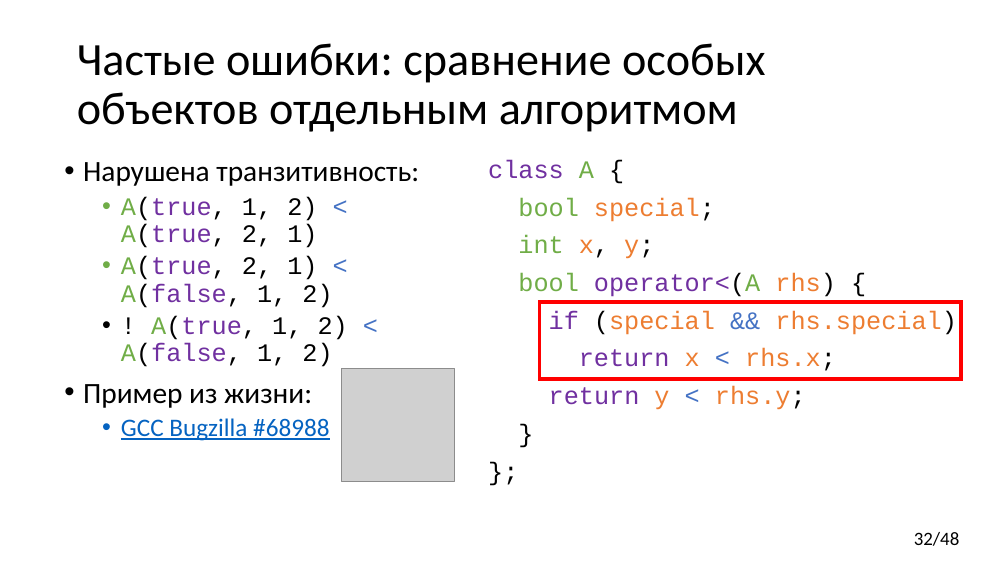
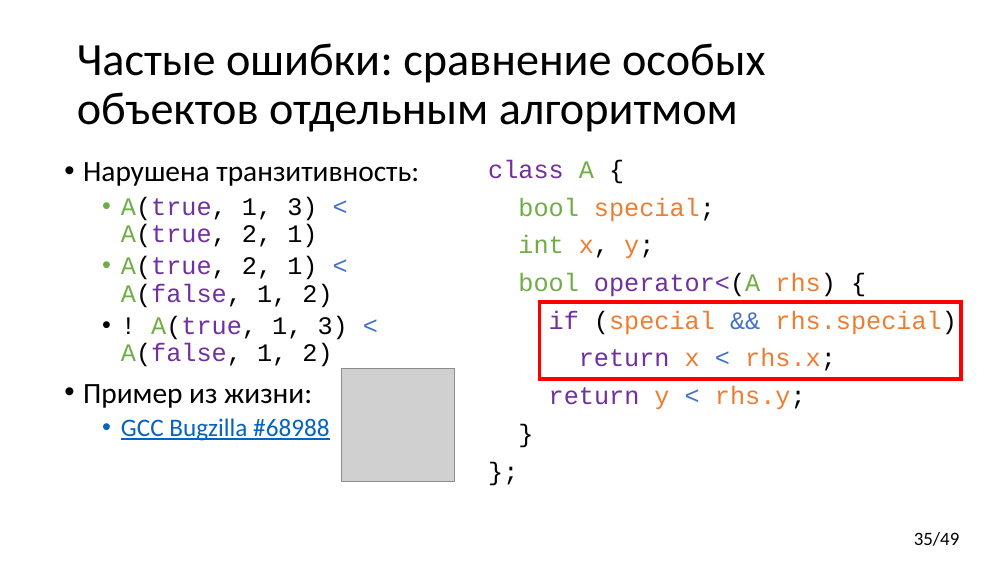
Before and after one commit to yugr/CppRussia, a slide deck: slide 35 of 2023/RU.pptx (slide 32 before the commit). Drawn at 1008x567 pixels with LibreOffice and Linux fonts; fonts in the diff are those of the drawing; grey boxes stand for pictures. Boxes give left, top, right and bottom in pixels: in the first picture for what was removed or moved away, otherwise in the second. Text is boxed around its words. In the diff, an @@ line names an element or a change of style, - is before the commit and + after.

```diff
--- a/2023/RU.pptx
+++ b/2023/RU.pptx
@@ text at box(121, 196, 317, 248): text changed @@
-  • A(true, 1, 2) < A(true, 2, 1)
+  • A(true, 1, 3) < A(true, 2, 1)
@@ text at box(121, 316, 348, 367): text changed @@
-  • ! A(true, 1, 2) < A(false, 1, 2)
+  • ! A(true, 1, 3) < A(false, 1, 2)
@@ page number at box(914, 532, 960, 546): text changed @@
-32/48
+35/49
```
Also in this commit, not shown: 7 other slides changed, 1 slide added, 1 other file.
